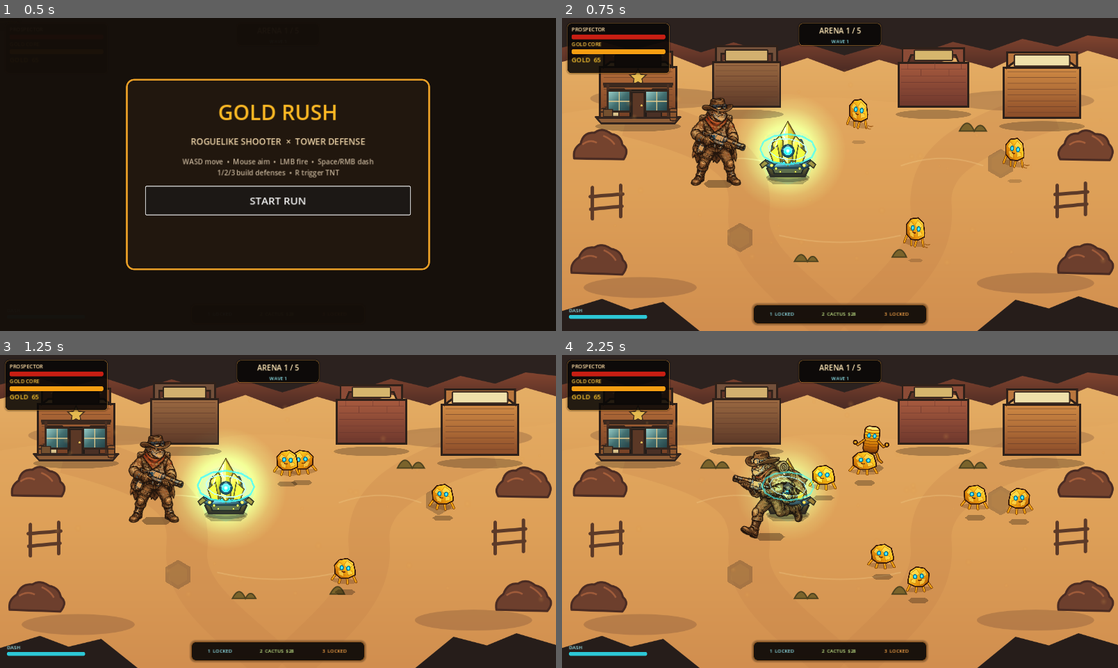
Above: before the commit, frames 1-4 (two rows, left to right).
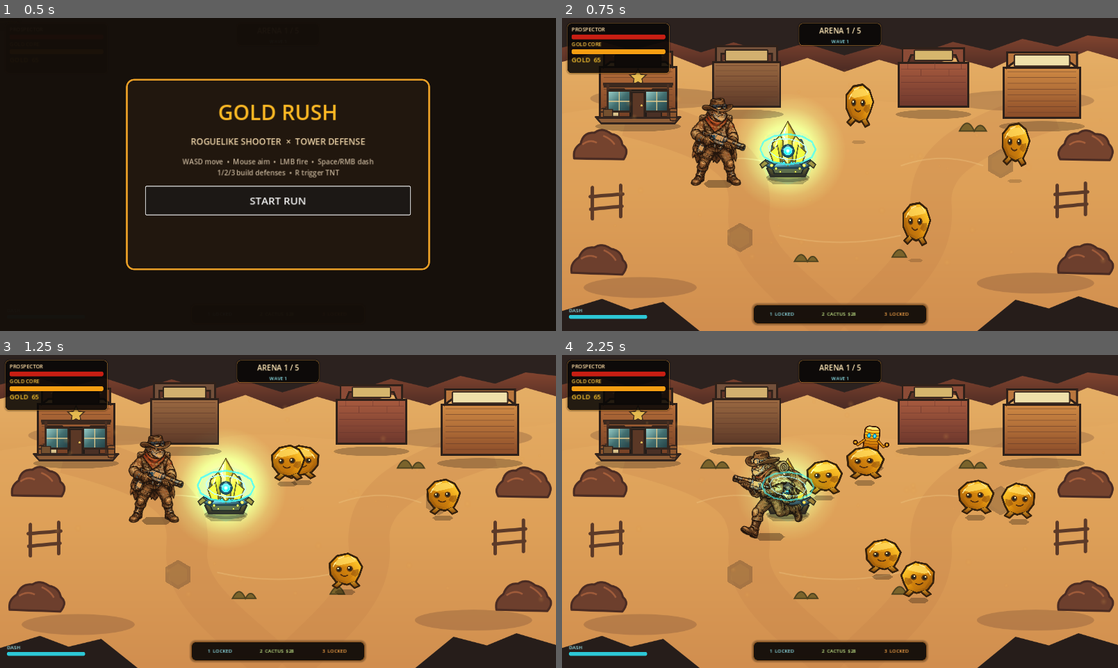
Above: after the commit, the same moments.

Repository: motomotoo1997-art/monster-quest
Game: Godot game, scene res://scenes/main/Main.tscn
The game is run twice, just before and just after one commit, with the same random seed, the same clock (stepped at 60 frames per second) and the same inputs.
Inputs (mouse positions are in pixels of both pictures, inside the frame that each line leads up to):
- Up to frame 1 (0.5 s): no input
- Up to frame 2 (0.75 s): click "START RUN" at 0.5 s
- Up to frame 3 (1.25 s): no input
- Up to frame 4 (2.25 s): tap Enter at 1.25 s; move the mouse to (962, 495) at 1.27 s; hold D (move_right) 1.28-2.03 s; tap E (ability_e) at 1.35 s; move the mouse to (728, 527) at 2.02 s; hold S (move_down) from 2.03 s (still down); tap Q (ability_q) at 2.1 s

Frame 1 is identical in both runs. In frame 2, 1.7% of the frame differs, in the area x 51-85%, y 20-74%; in frame 3, 1.8%; in frame 4, 3.1%, in the area x 43-86%, y 29-78%.

Commit message:
art: integrate frontier v6 enemy visuals

Diff:
--- a/gold-rush-roguelike/scenes/enemies/GoldHopper.tscn
+++ b/gold-rush-roguelike/scenes/enemies/GoldHopper.tscn
@@ -4,7 +4,7 @@
 [ext_resource type="Script" path="res://scripts/components/health_component.gd" id="2_health"]
 [ext_resource type="Script" path="res://scripts/components/team_component.gd" id="3_team"]
 [ext_resource type="Script" path="res://scripts/components/hurtbox_component.gd" id="4_hurtbox"]
-[ext_resource type="Texture2D" path="res://assets/sprites/enemies/enemies_reference_v5.svg" id="5_texture"]
+[ext_resource type="Texture2D" path="res://assets/sprites/enemies/enemies_frontier_v6.svg" id="5_texture"]
 [ext_resource type="Script" path="res://scripts/components/gold_drop_component.gd" id="6_gold_drop"]
 [ext_resource type="PackedScene" path="res://scenes/combat/GoldPickup.tscn" id="7_gold_pickup"]
 
@@ -48,7 +48,7 @@
 position = Vector2(0,-40)
 sprite_frames = SubResource("SpriteFrames_enemy")
 animation = &"idle"
-scale = Vector2(0.34,0.34)
+scale = Vector2(0.48,0.48)
 [node name="HealthComponent" type="Node" parent="."]
 script = ExtResource("2_health")
 max_health = 36.0
